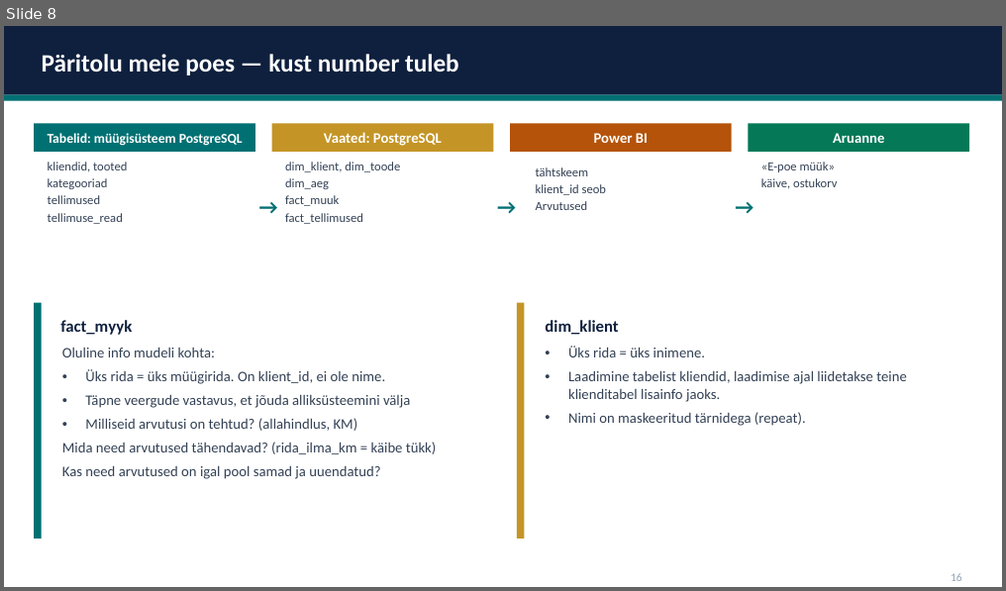
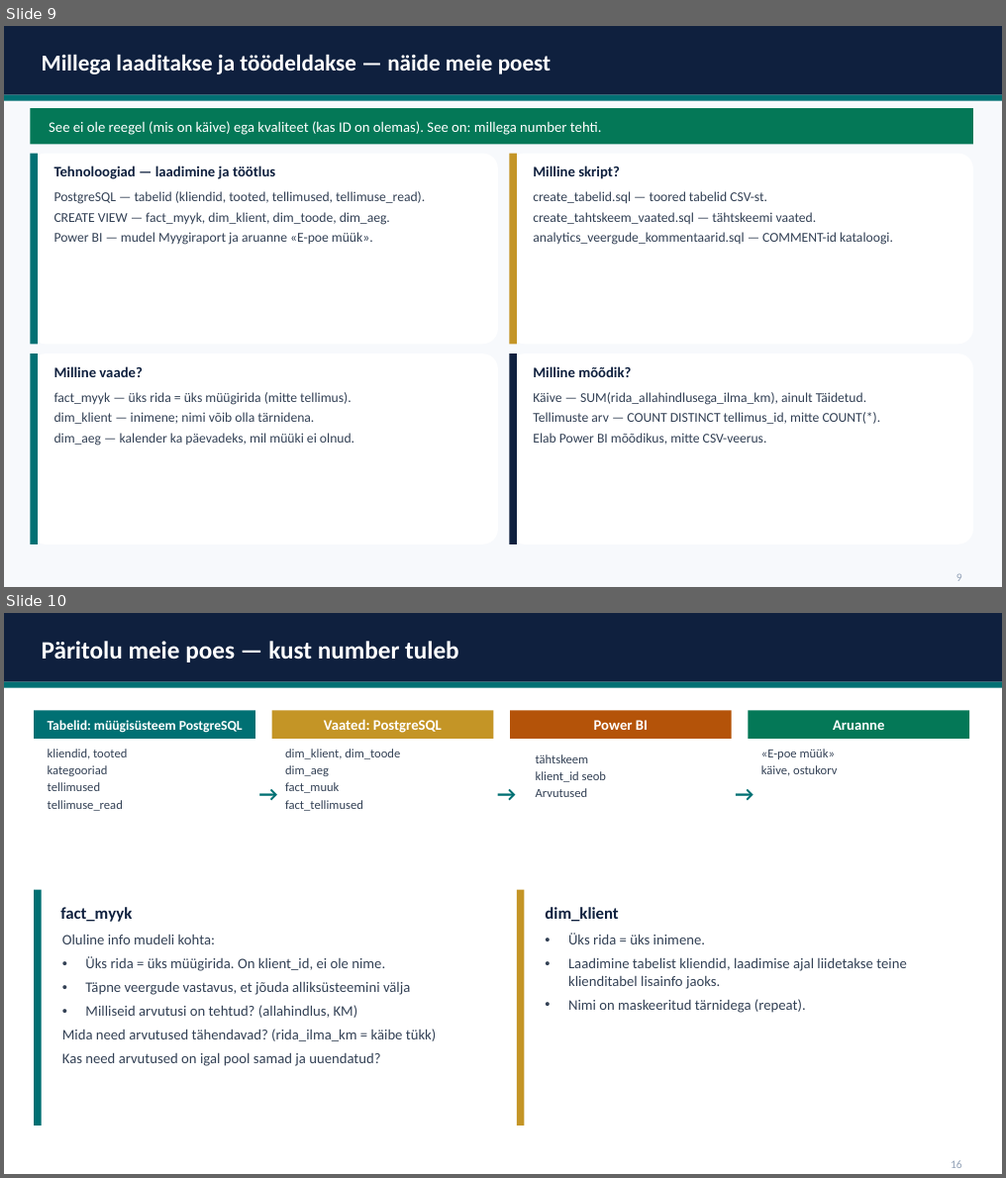
Before and after one commit to emilieabel/andmetarkus, a slide deck: Materjalid/Day10 Andmekaitse/10-paev-andmetarkus-esitlus.pptx. Shown one above the other, each under a label of ours: slide 8 before the commit, slides 9 and 10 after it. The pictures are 1006x591 and 1006x1178 pixels, drawn with LibreOffice and Linux fonts; fonts in the diff are those of the drawing. Boxes give left, top, right and bottom in pixels: in the first picture for what was removed or moved away, otherwise in the second. Text is boxed around its words. In the diff, an @@ line names an element or a change of style, - is before the commit and + after.

```diff
--- a/Materjalid/Day10 Andmekaitse/10-paev-andmetarkus-esitlus.pptx
+++ b/Materjalid/Day10 Andmekaitse/10-paev-andmetarkus-esitlus.pptx
@@ slide 9 added at box(4, 26, 1002, 587), background #FFFFFF @@
@@ rectangle added at box(4, 26, 1002, 587), fill #F7F9FC @@
@@ rectangle added at box(4, 26, 1002, 95), fill #0F203E @@
@@ text added at box(42, 54, 550, 75), 22 pt, text #FFFFFF, bold @@
+Millega laaditakse ja töödeldakse — näide meie poest
@@ rectangle added at box(4, 95, 1002, 101), fill #007073 @@
@@ rectangle added at box(30, 108, 973, 144), fill #047857 @@
@@ text added at box(49, 121, 602, 135), 14 pt, text #FFFFFF @@
+See ei ole reegel (mis on käive) ega kvaliteet (kas ID on olemas). See on: millega number tehti.
@@ rounded rectangle added at box(30, 154, 498, 344), fill #FFFFFF @@
@@ rectangle added at box(30, 154, 38, 344), fill #007073 @@
@@ text added at box(54, 166, 275, 179), 14 pt, text #0F203E, bold @@
+Tehnoloogiad — laadimine ja töötlus
@@ rounded rectangle added at box(509, 154, 973, 344), fill #FFFFFF @@
@@ rectangle added at box(509, 154, 517, 344), fill #C49526 @@
@@ text added at box(533, 166, 620, 179), 14 pt, text #0F203E, bold @@
+Milline skript?
@@ text added at box(54, 191, 425, 245), 13 pt, text #334155 @@
+PostgreSQL — tabelid (kliendid, tooted, tellimused, tellimuse_read).
+CREATE VIEW — fact_myyk, dim_klient, dim_toode, dim_aeg.
+Power BI — mudel Myygiraport ja aruanne «E-poe müük».
@@ text added at box(533, 191, 893, 245), 13 pt, text #334155 @@
+create_tabelid.sql — toored tabelid CSV-st.
+create_tahtskeem_vaated.sql — tähtskeemi vaated.
+analytics_veergude_kommentaarid.sql — COMMENT-id kataloogi.
@@ rounded rectangle added at box(30, 354, 498, 545), fill #FFFFFF @@
@@ rectangle added at box(30, 354, 38, 545), fill #007073 @@
@@ text added at box(54, 367, 142, 377), 14 pt, text #0F203E, bold @@
+Milline vaade?
@@ rounded rectangle added at box(509, 354, 973, 545), fill #FFFFFF @@
@@ rectangle added at box(509, 354, 517, 545), fill #0F203E @@
@@ text added at box(533, 367, 631, 377), 14 pt, text #0F203E, bold @@
+Milline mõõdik?
@@ text added at box(54, 392, 354, 446), 13 pt, text #334155 @@
+fact_myyk — üks rida = üks müügirida (mitte tellimus).
+dim_klient — inimene; nimi võib olla tärnidena.
+dim_aeg — kalender ka päevadeks, mil müüki ei olnud.
@@ text added at box(533, 392, 881, 445), 13 pt, text #334155 @@
+Käive — SUM(rida_allahindlusega_ilma_km), ainult Täidetud.
+Tellimuste arv — COUNT DISTINCT tellimus_id, mitte COUNT(*).
+Elab Power BI mõõdikus, mitte CSV-veerus.
@@ text added at box(956, 574, 962, 581), 11 pt, text #94A3B8 @@
+9
@@ what was slide 8 is now slide 10 @@
```
Also in this commit, not shown: 5 slides changed, 4 other slides added.
